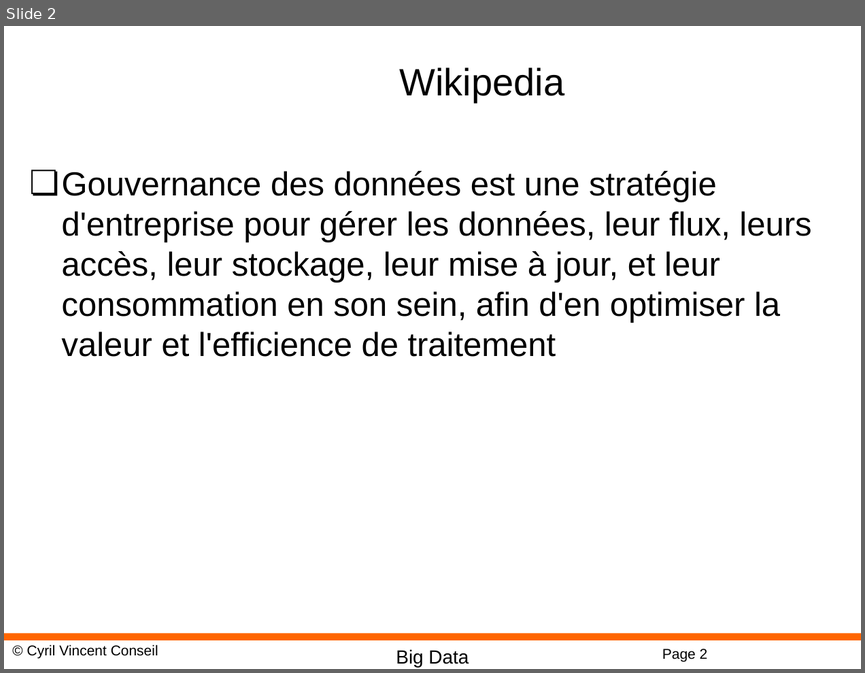
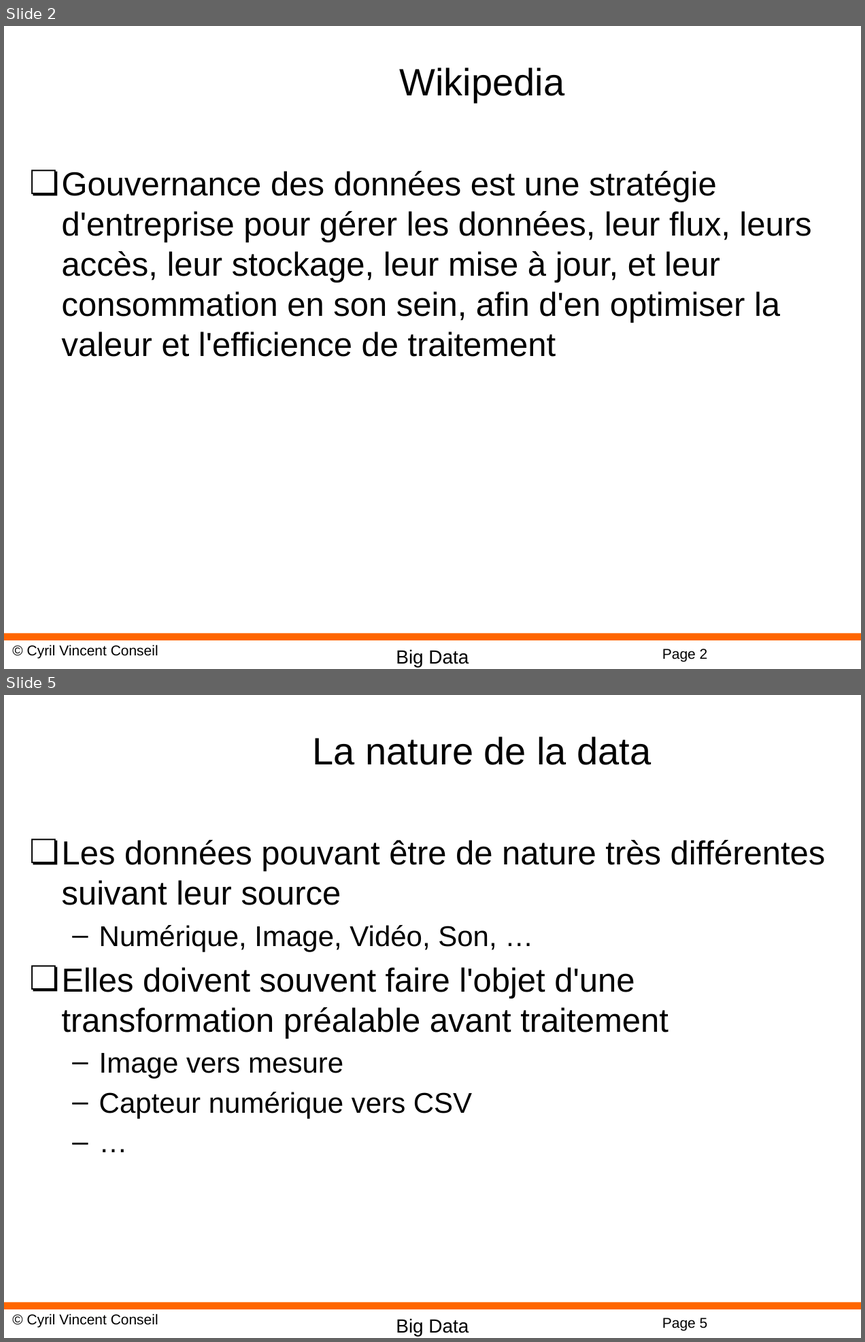
Before and after one commit to cyrilvincent/mdm, a slide deck: MDM01-Intro.pptx. Shown one above the other, each under a label of ours: slide 2 before the commit, slides 2 and 5 after it; the slides between them are not shown. The pictures are 865x673 and 865x1342 pixels, drawn with LibreOffice and Linux fonts; fonts in the diff are those of the drawing; background and template pictures are left out. Boxes give left, top, right and bottom in pixels: in the first picture for what was removed or moved away, otherwise in the second. Text is boxed around its words. In the diff, an @@ line names an element or a change of style, - is before the commit and + after.

```diff
--- a/MDM01-Intro.pptx
+++ b/MDM01-Intro.pptx
@@ slide 5 added at (4, 695, 861, 1338), background #FFFFFF; not listed: 4 template elements that a slide beside it also shows @@
@@ title added at (313, 736, 651, 765), 32 pt, text #000000 @@
+La nature de la data
@@ text added at (62, 840, 825, 1118), 28 pt, text #000000 @@
+❏ Les données pouvant être de nature très différentes suivant leur source
+  – Numérique, Image, Vidéo, Son, …
+❏ Elles doivent souvent faire l'objet d'une transformation préalable avant traitement
+  – Image vers mesure
+  – Capteur numérique vers CSV
+  – …
```
Also in this commit, not shown: 2 other slides added, 15 other files.
